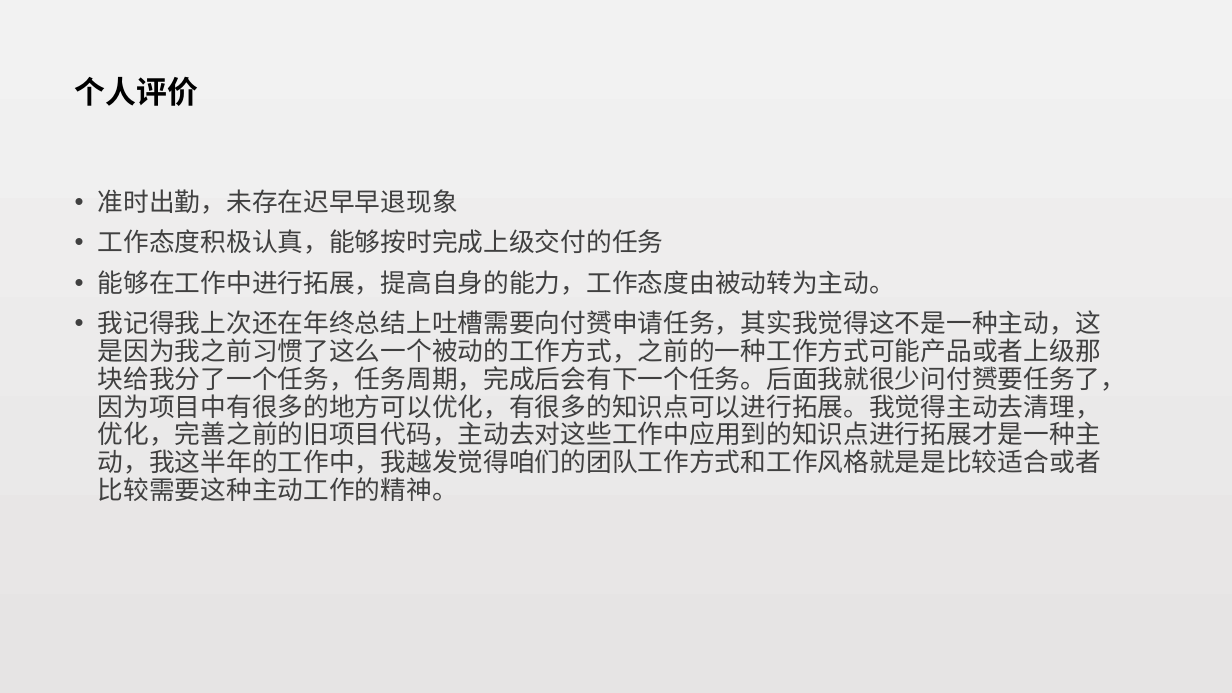
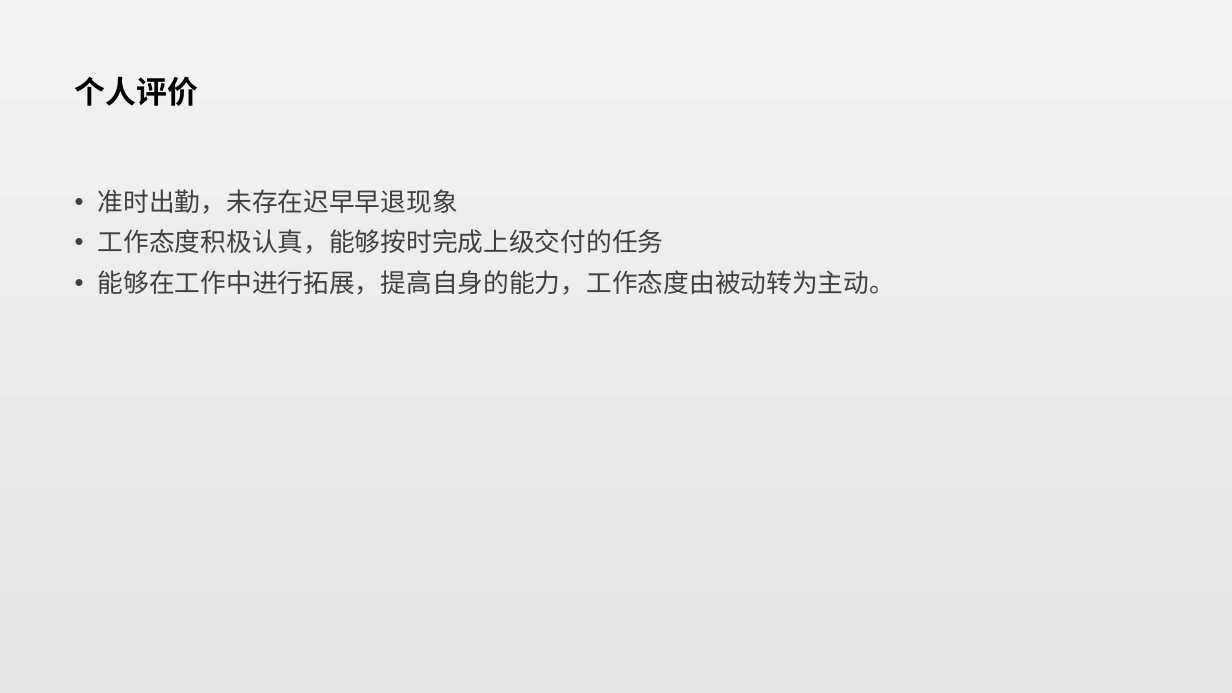
Before and after one commit to zepang/Rx_note, a slide deck: slide 10 of 赖泽海-试用期工作总结.pptx (slide 7 before the commit). Drawn at 1232x693 pixels with LibreOffice and Linux fonts; fonts in the diff are those of the drawing. Boxes give left, top, right and bottom in pixels: in the first picture for what was removed or moved away, otherwise in the second. Text is boxed around its words. In the diff, an @@ line names an element or a change of style, - is before the commit and + after.

Commit message:
修改工作总结的ppt

```diff
--- a/赖泽海-试用期工作总结.pptx
+++ b/赖泽海-试用期工作总结.pptx
@@ text at (98,310,1127,501): paragraph removed @@
-• 我记得我上次还在年终总结上吐槽需要向付赟申请任务，其实我觉得这不是一种主动，这是因为我之前习惯了这么一个被动的工作方式，之前的一种工作方式可能产品或者上级那块给我分了一个任务，任务周期，完成后会有下一个任务。后面我就很少问付赟要任务了，因为项目中有很多的地方可以优化，有很多的知识点可以进行拓展。我觉得主动去清理，优化，完善之前的旧项目代码，主动去对这些工作中应用到的知识点进行拓展才是一种主动，我这半年的工作中，我越发觉得咱们的团队工作方式和工作风格就是是比较适合或者比较需要这种主动工作的精神。
```
Also in this commit, not shown: 5 other slides changed, 3 slides added, 1 other file.
